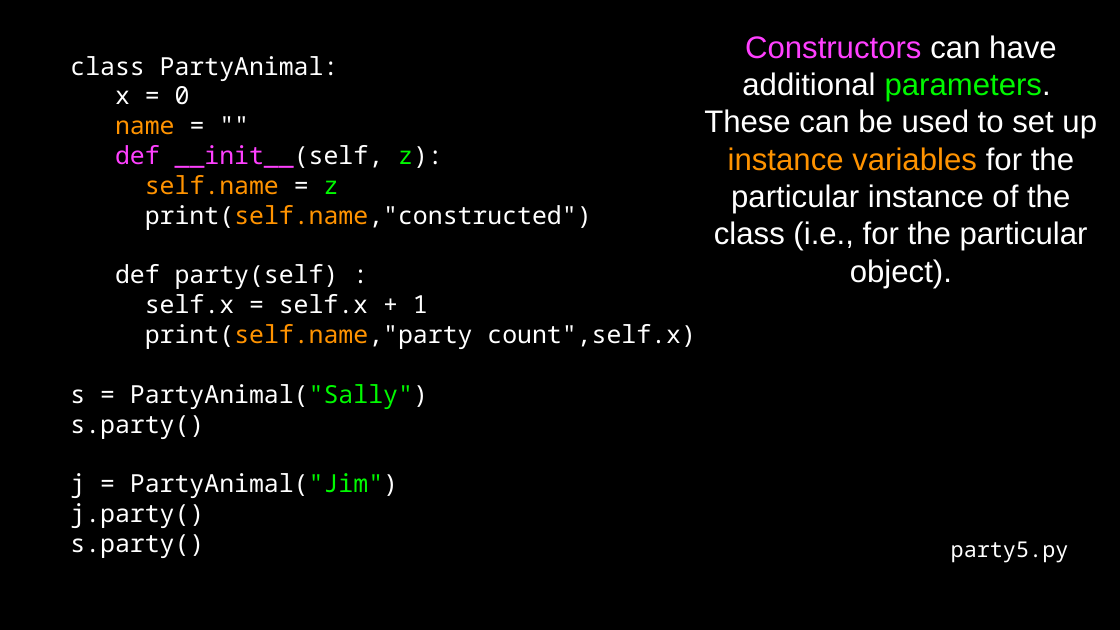
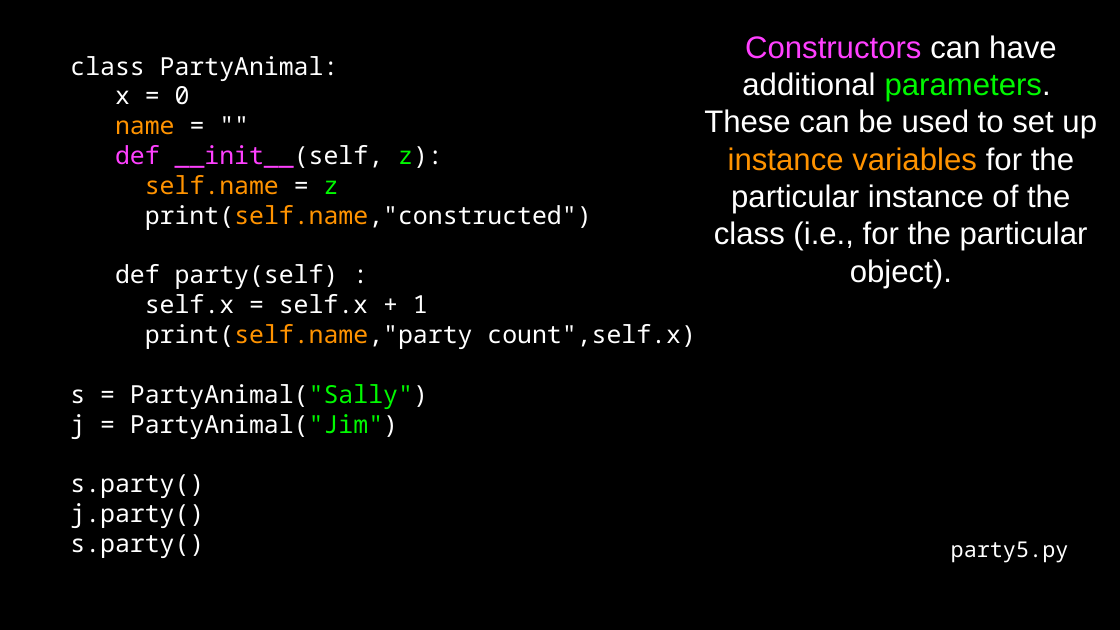
Before and after one commit to csev/py4e, a slide deck: slide 33 of lectures3/Pythonlearn-14-Objects.pptx (slide 31 before the commit). Drawn at 1120x630 pixels with LibreOffice and Linux fonts; fonts in the diff are those of the drawing. Boxes give left, top, right and bottom in pixels: in the first picture for what was removed or moved away, otherwise in the second. Text is boxed around its words. In the diff, an @@ line names an element or a change of style, - is before the commit and + after.

```diff
--- a/lectures3/Pythonlearn-14-Objects.pptx
+++ b/lectures3/Pythonlearn-14-Objects.pptx
@@ text at bbox=[70, 414, 398, 439]: paragraph added @@
+j = PartyAnimal("Jim")
@@ text at bbox=[70, 473, 398, 498]: paragraph removed @@
-j = PartyAnimal("Jim")
```
Also in this commit, not shown: 2 other slides changed, 5 slides added, 10 other files.
